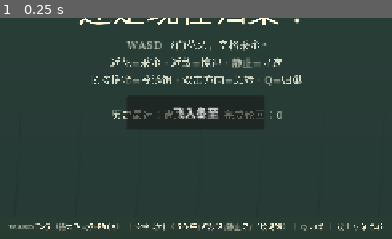
Above: before the commit, frame 1.
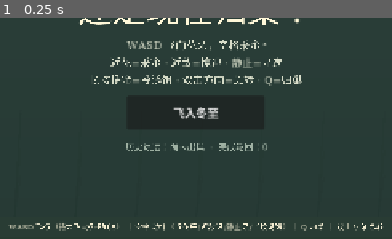
Above: after the commit, the same moment.

Repository: alanthssss/nameless-becoming
Game: Godot game, scene res://main.tscn
The game is run twice, just before and just after one commit, with the same random seed, the same clock (stepped at 60 frames per second) and the same inputs.
Inputs:
- Up to frame 1 (0.25 s): no input
The pictures show only the part of the screen within x 14-64%, y 50-100%; the shares and areas given below are measured in that part.

The runs differ from the first frame. In frame 1, 0.9% of the frame differs, in the area x 28-72%, y 41-61%.

Commit message:
fix: intro 遮罩「历史最远」行与按钮重叠
PR #10 控制简化后，show_intro() 的 overlay_body 文本从 2 行扩到 4 行（含历史最远）。
原 body 高度 78px 装不下，最后一行溢出到「飞入冬至」按钮区域造成视觉叠加。

修复方式（最小侵入）：

- 提取历史行到独立 overlay_history label，放置在按钮下方（y=415-443，独立行不再被按钮遮挡）
- body 还原为紧凑 3 行，回归原始高度 78
- overlay_history 默认隐藏，仅在 show_intro() 中显示（避免通关/升级/失败等其他遮罩状态出现多余信息）

测试：smoke + flow + boss_term + headless 启动全部通过

Diff:
--- a/godot/scripts/main.gd
+++ b/godot/scripts/main.gd
@@ -71,6 +71,7 @@
 var overlay_title: Label
 var overlay_body: Label
 var overlay_button: Button
+var overlay_history: Label
 var upgrade_buttons: Array[Button] = []
 var zh_font: Font
 var pause_button: Button
@@ -337,6 +338,9 @@
 	overlay_button.add_theme_font_size_override("font_size", 18)
 	overlay_button.pressed.connect(on_overlay_button)
 	overlay.add_child(overlay_button)
+	overlay_history = make_label(overlay, "", Vector2(190, 415), Vector2(590, 28), 14, Color("9fb1a3"))
+	overlay_history.horizontal_alignment = HORIZONTAL_ALIGNMENT_CENTER
+	overlay_history.visible = false
 	for i in 3:
 		var choice := Button.new()
 		choice.position = Vector2(105 + i * 255, 330)
@@ -421,9 +425,12 @@
 	bee.active = false
 	overlay.visible = true
 	overlay_title.text = "再采一朵，\n还是现在归巢？"
-	overlay_body.text = "WASD 飞向花朵，空格采蜜。\n近花=采蜜 · 近敌=惊退 · 静止=寻迹\n长按携蜜=投诱饵 · 双击方向=急转 · Q=归巢\n\n历史最远：%s  ·  完成轮回：%d%s" % [progress_name(), save_manager.runs_completed, last_run_text()]
+	overlay_body.text = "WASD 飞向花朵，空格采蜜。\n近花=采蜜 · 近敌=惊退 · 静止=寻迹\n长按携蜜=投诱饵 · 双击方向=急转 · Q=归巢"
+	overlay_history.text = "历史最远：%s  ·  完成轮回：%d%s" % [progress_name(), save_manager.runs_completed, last_run_text()]
 	overlay_button.text = "飞入冬至"
 	set_upgrade_buttons_visible(false)
+	overlay_button.visible = true
+	overlay_history.visible = true
 
 func start_game() -> void:
 	hive_lives = 3
